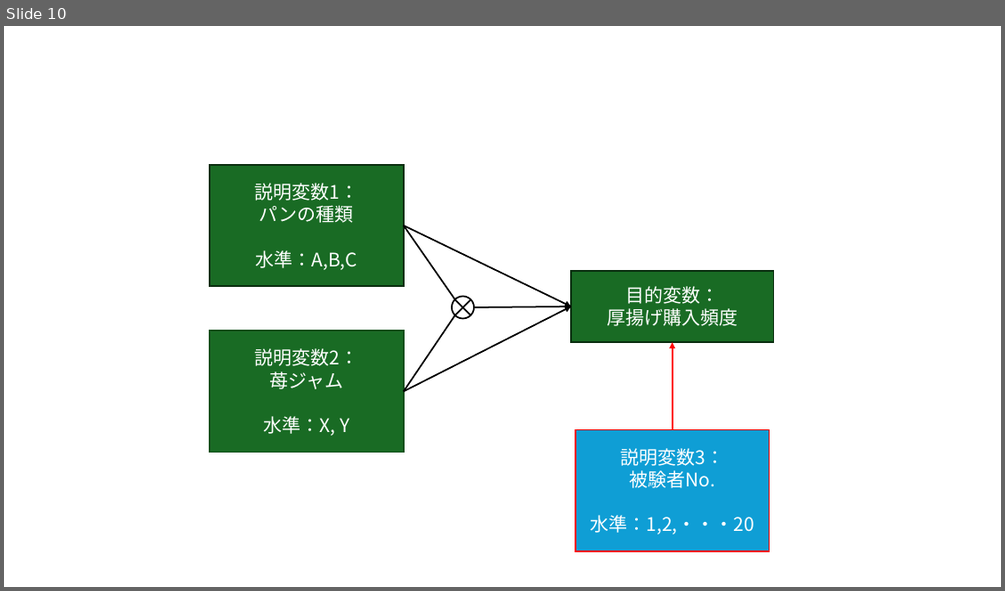
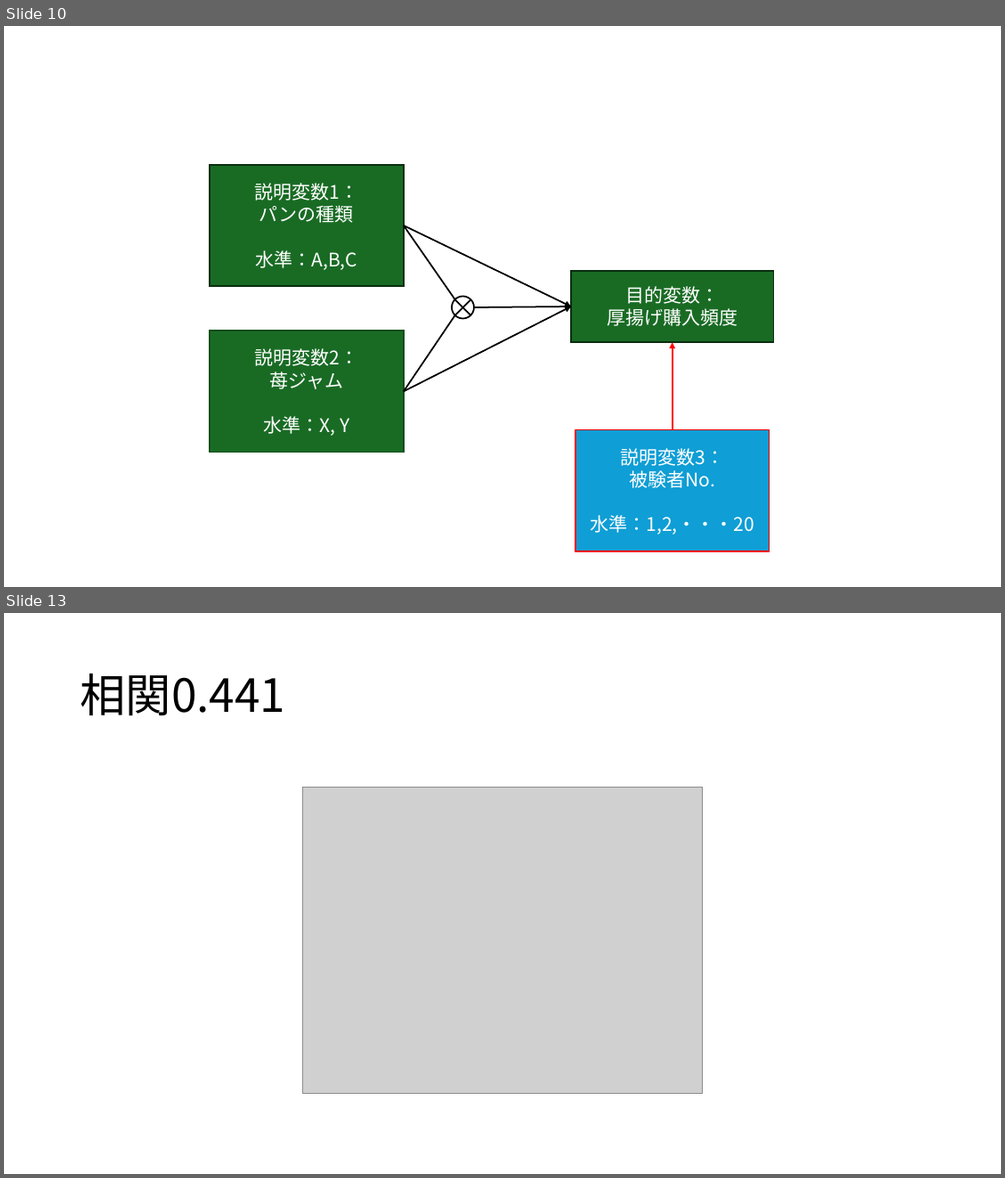
Before and after one commit to b-fujino/RLessonText, a slide deck: Img/AnovaModeling.pptx. Shown one above the other, each under a label of ours: slide 10 before the commit, slides 10 and 13 after it; the slides between them are not shown. The pictures are 1005x591 and 1005x1178 pixels, drawn with LibreOffice and Linux fonts; fonts in the diff are those of the drawing; grey boxes stand for pictures. Boxes give left, top, right and bottom in pixels: in the first picture for what was removed or moved away, otherwise in the second. Text is boxed around its words. In the diff, an @@ line names an element or a change of style, - is before the commit and + after.

Commit message:
相関について大分書いた

```diff
--- a/Img/AnovaModeling.pptx
+++ b/Img/AnovaModeling.pptx
@@ slide 13 added at (4, 613, 1001, 1174), background #FFFFFF @@
@@ title added at (80, 674, 285, 715), 44 pt, text #000000 @@
+相関0.441
@@ picture added at (302, 787, 703, 1093) @@
```
Also in this commit, not shown: 5 other slides added, 2 slides removed, 18 other files.
